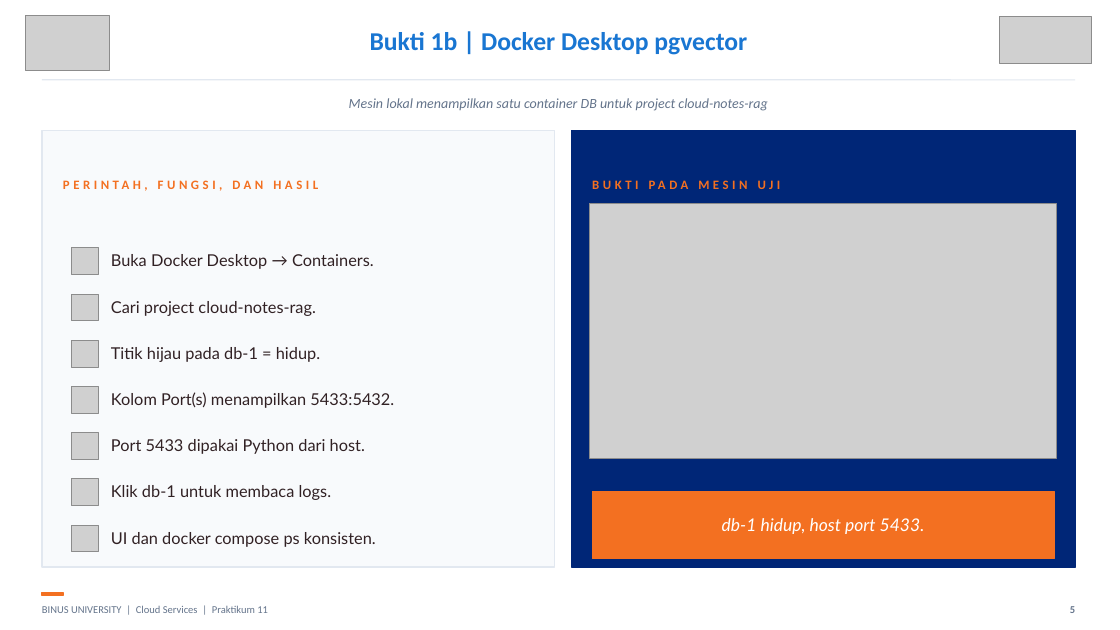
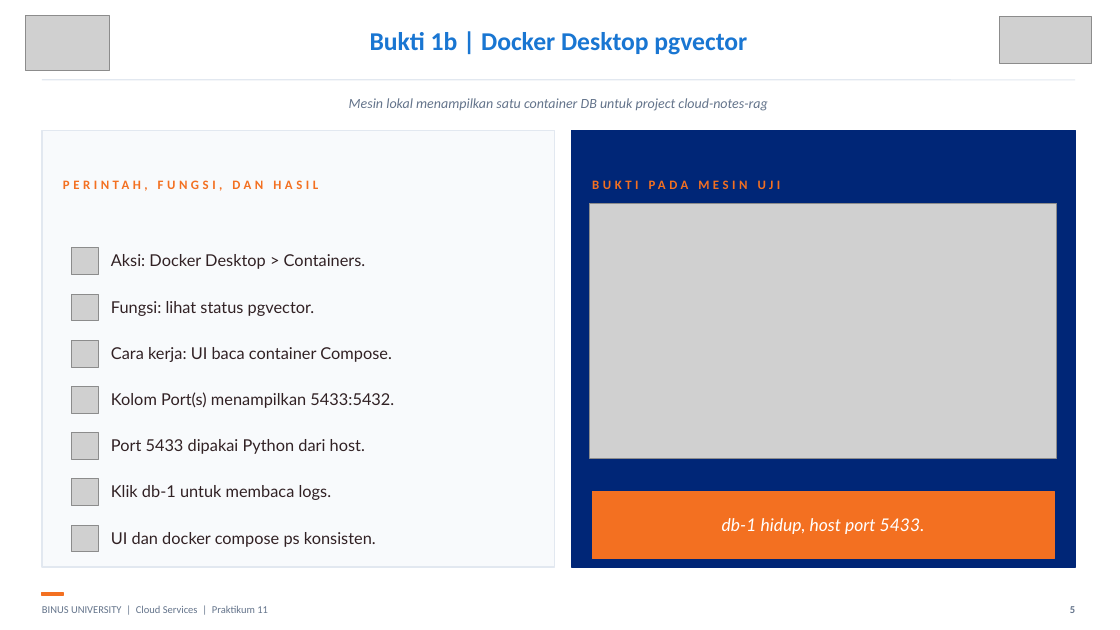
Before and after one commit to SeedFlora/meet11CloudService, a slide deck: slide 5 of slides/LAB11_RAG_pgvector_Bukti_Live.pptx. Drawn at 1120x630 pixels with LibreOffice and Linux fonts; fonts in the diff are those of the drawing; grey boxes stand for pictures. Boxes give left, top, right and bottom in pixels: in the first picture for what was removed or moved away, otherwise in the second. Text is boxed around its words. In the diff, an @@ line names an element or a change of style, - is before the commit and + after.

```diff
--- a/slides/LAB11_RAG_pgvector_Bukti_Live.pptx
+++ b/slides/LAB11_RAG_pgvector_Bukti_Live.pptx
@@ text at [111, 254, 366, 269]: text changed @@
-Buka Docker Desktop → Containers.
+Aksi: Docker Desktop > Containers.
@@ text at [111, 301, 315, 316]: text changed @@
-Cari project cloud-notes-rag.
+Fungsi: lihat status pgvector.
@@ text at [111, 347, 392, 362]: text changed @@
-Titik hijau pada db-1 = hidup.
+Cara kerja: UI baca container Compose.
```
Also in this commit, not shown: 11 other slides changed.
